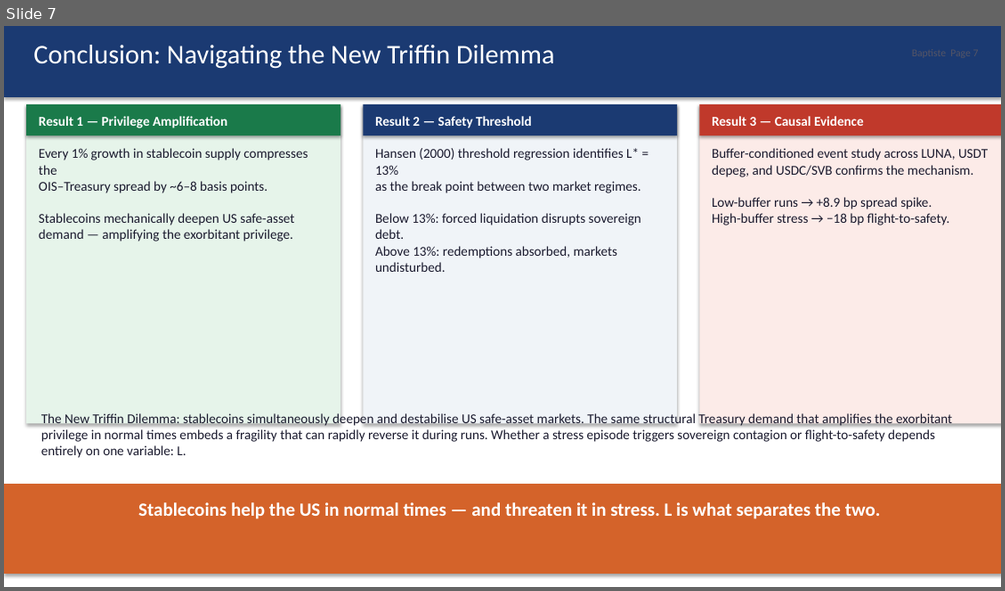
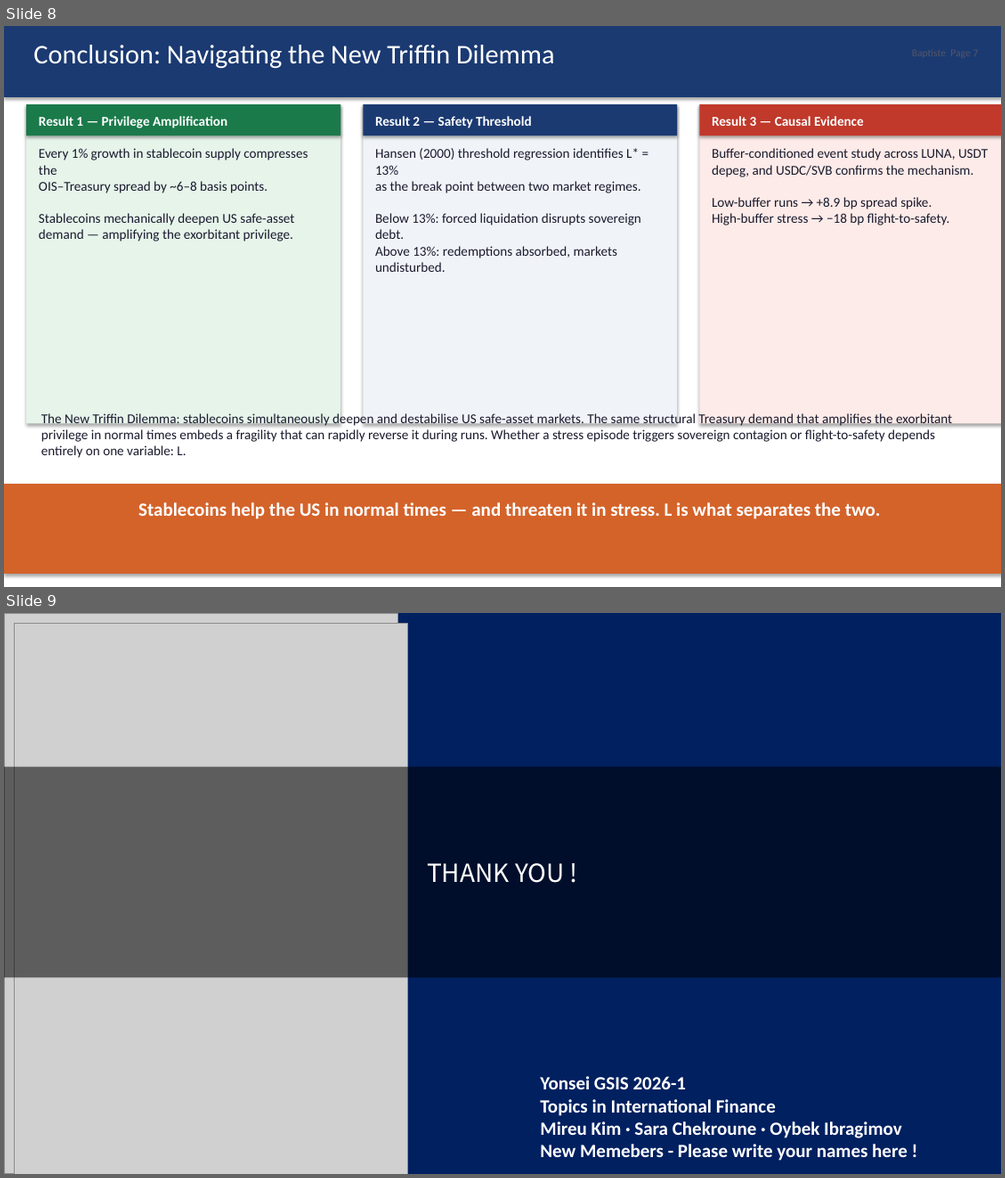
Before and after one commit to kimmireu0921/Stablecoins-and-the-Exorbitant-Privilege, a slide deck: presentations/0519_Stablecoin_Exorbitant_Privilege.pptx. Shown one above the other, each under a label of ours: slide 7 before the commit, slides 8 and 9 after it. The pictures are 1005x591 and 1005x1178 pixels, drawn with LibreOffice and Linux fonts; fonts in the diff are those of the drawing; grey boxes stand for pictures. Boxes give left, top, right and bottom in pixels: in the first picture for what was removed or moved away, otherwise in the second. Text is boxed around its words. In the diff, an @@ line names an element or a change of style, - is before the commit and + after.

```diff
--- a/presentations/0519_Stablecoin_Exorbitant_Privilege.pptx
+++ b/presentations/0519_Stablecoin_Exorbitant_Privilege.pptx
@@ slide 9 added at [4,613,1001,1174], background #002060 @@
@@ picture added at [4,613,397,1174] @@
@@ picture added at [15,624,408,1174] @@
@@ rectangle added at [4,767,1001,978], fill #000000 at 55% opacity, 24 pt, text #FFFFFF @@
+THANK YOU !
@@ text added at [540,1076,907,1160], 18 pt, text #FFFFFF, bold @@
+Yonsei GSIS 2026-1
+Topics in International Finance
+Mireu Kim · Sara Chekroune · Oybek Ibragimov
+New Memebers - Please write your names here !
@@ what was slide 7 is now slide 8 @@
```
Also in this commit, not shown: 3 slides changed, 1 other slide added.
